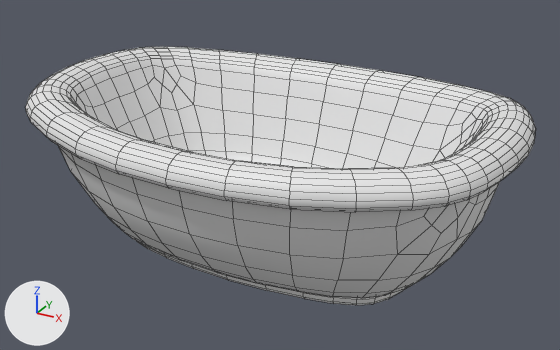
What one commit did to the FBX model Assets/Models/Tub/tub_L.fbx.
The view is the same before and after, from a 50 mm lens placed at (4.59, -8.1, 5.14), pointed at (0.11, 0.04, 1.07). Every picture has the same lights, and +X, +Y and +Z are marked at lower left. Mesh edges are drawn as thin lines.

The scene before the commit, as lines of its bpy script (objects in view):
```python
me_mesh = bpy.data.meshes.new('Mesh')
me_mesh.from_pydata(...)  # 1378 vertices, 1376 faces; spans x -3.19..3.19, y 0.01..2.23, z -2.22..2.22
ob_cube = bpy.data.objects.new('Cube', me_mesh)
ob_cube.location = (0.0, 0.0, 0.0)
ob_cube.rotation_euler = (1.571, 0.0, 0.0)  # degrees (90, 0, 0)
```
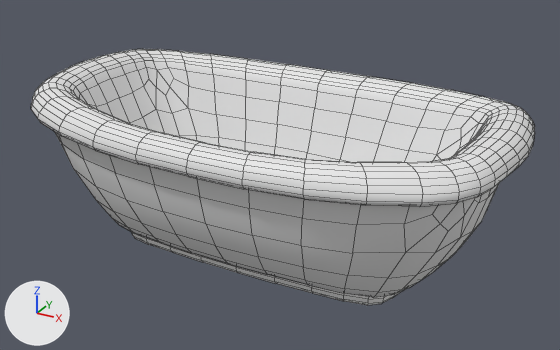
What differs and where, as boxes (x1, y1, x2, y2) in the pictures (560 x 350 px):
'Cube', reshaped, rescaled
    before: (26, 47, 535, 305)
    after: (31, 49, 535, 305)

Diff of the bpy script that builds the scene:
```diff
--- a/Assets/Models/Tub/tub_L.fbx.py
+++ b/Assets/Models/Tub/tub_L.fbx.py
@@ me_mesh @@
 # used by ob_cube; location = (0.0, 0.0, 0.0); rotation_euler = (1.571, 0.0, 0.0), in degrees (90, 0, 0)
-me_mesh.from_pydata(...)  # 1378 vertices, 1376 faces; spans x -3.19..3.19, y 0.01..2.23, z -2.22..2.22
+me_mesh.from_pydata(...)  # 1378 vertices, 1376 faces; spans x -319.4..319.4, y 0.17..222.11, z -184.94..184.94
+# me_mesh part 1: 1378 of 1378 vertices moved; they spanned x -3.19..3.19, y 0.01..2.23, z -2.22..2.22 and now span x -319.4..319.4, y 0.17..222.11, z -184.94..184.94; mean shift (0.0, 117.83, 0.0); largest move (-3.16, 2.11, 0.0) -> (-315.99, 209.58, 0.0)
@@ ob_cube @@
 ob_cube.rotation_euler = (1.571, 0.0, 0.0)  # degrees (90, 0, 0)
+ob_cube.scale = (0.01, 0.01, 0.01)
```
